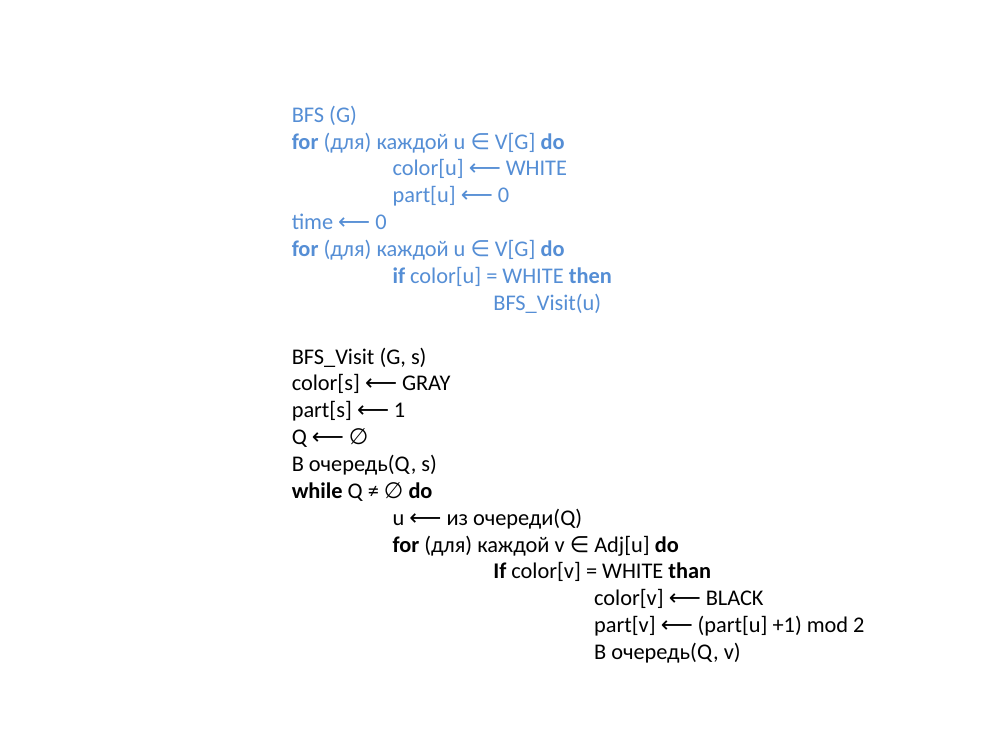
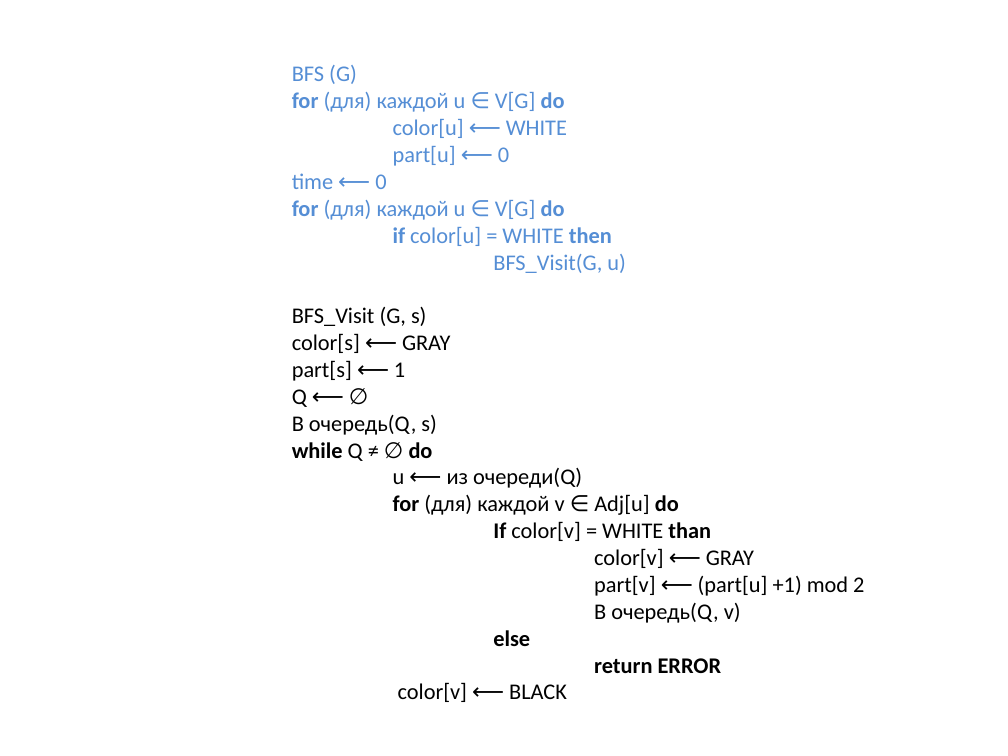
Before and after one commit to SteinbergOB/ANG, a slide deck: slide 70 of Презентации/Лекция 1.pptx (slide 24 before the commit). Drawn at 1008x756 pixels with LibreOffice and Linux fonts; fonts in the diff are those of the drawing. Boxes give left, top, right and bottom in pixels: in the first picture for what was removed or moved away, otherwise in the second. Text is boxed around its words. In the diff, an @@ line names an element or a change of style, - is before the commit and + after.

```diff
--- a/Презентации/Лекция 1.pptx
+++ b/Презентации/Лекция 1.pptx
@@ title at (292, 65, 864, 702): text changed @@
-BFS (G)
-for (для) каждой u ∈ V[G] do
-color[u] ⟵ WHITE
-part[u] ⟵ 0
-time ⟵ 0
-for (для) каждой u ∈ V[G] do
-if color[u] = WHITE then
-BFS_Visit(u)
-BFS_Visit (G, s)
-color[s] ⟵ GRAY
-part[s] ⟵ 1
-Q ⟵ ∅
-В очередь(Q, s)
-while Q ≠ ∅ do
-u ⟵ из очереди(Q)
-for (для) каждой v ∈ Adj[u] do
-If color[v] = WHITE than
-color[v] ⟵ BLACK
-part[v] ⟵ (part[u] +1) mod 2
-В очередь(Q, v)
+BFS (G)
+for (для) каждой u ∈ V[G] do
+color[u] ⟵ WHITE
+part[u] ⟵ 0
+time ⟵ 0
+for (для) каждой u ∈ V[G] do
+if color[u] = WHITE then
+BFS_Visit(G, u)
+BFS_Visit (G, s)
+color[s] ⟵ GRAY
+part[s] ⟵ 1
+Q ⟵ ∅
+В очередь(Q, s)
+while Q ≠ ∅ do
+u ⟵ из очереди(Q)
+for (для) каждой v ∈ Adj[u] do
+If color[v] = WHITE than
+color[v] ⟵ GRAY
+part[v] ⟵ (part[u] +1) mod 2
+В очередь(Q, v)
+else
+return ERROR
+color[v] ⟵ BLACK
```
Also in this commit, not shown: 41 other slides changed, 24 slides added, 12 slides removed, 4 other files.
